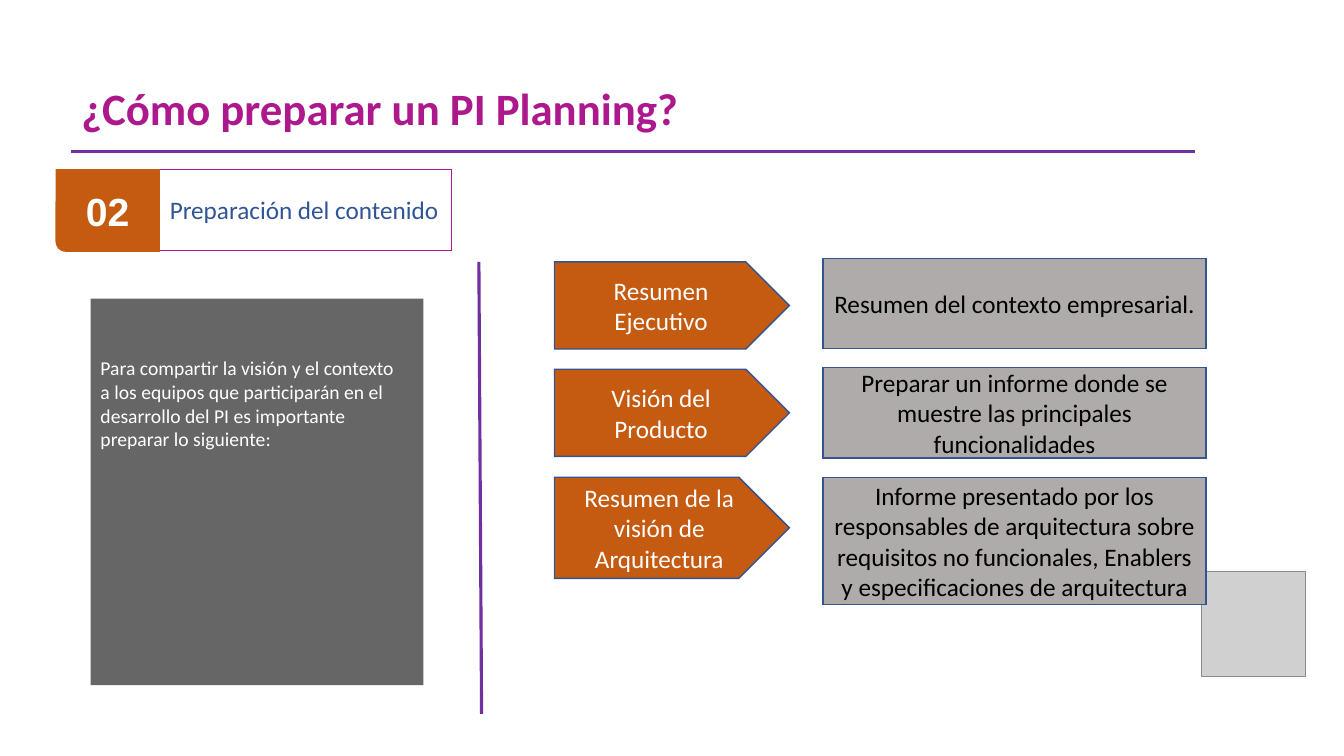
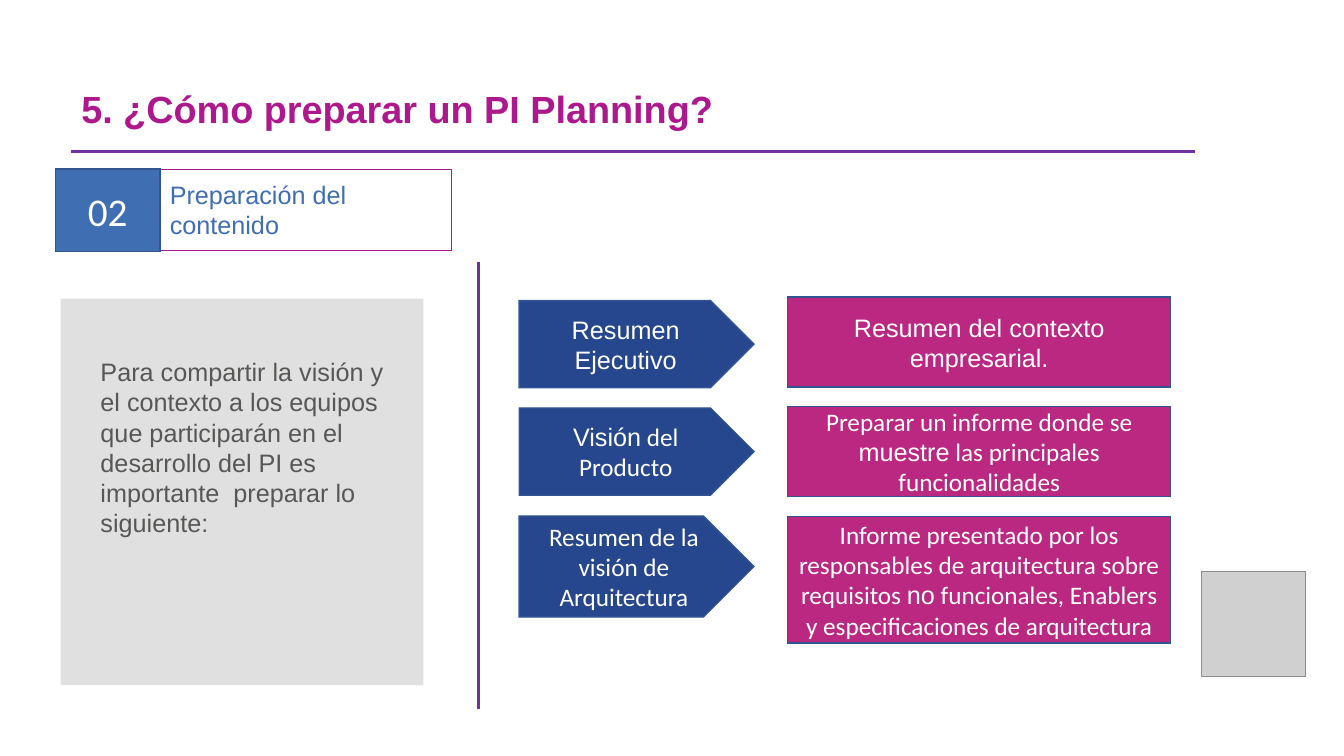
Before and after one commit to omesan/Agile, a slide deck: slide 7 of Stefanini/Stefanini.Clientes/Stefanini.Cliente.Experian/Guia PIPlanning _ExperianV1.0 (002) (003)_REV SH (01).pptx (slide 10 before the commit). Drawn at 1344x756 pixels with LibreOffice and Linux fonts; fonts in the diff are those of the drawing; grey boxes stand for pictures; background and template pictures are left out. Boxes give left, top, right and bottom in pixels: in the first picture for what was removed or moved away, otherwise in the second. Text is boxed around its words. In the diff, an @@ line names an element or a change of style, - is before the commit and + after.

```diff
--- a/Stefanini/Stefanini.Clientes/Stefanini.Cliente.Experian/Guia PIPlanning _ExperianV1.0 (002) (003)_REV SH (01).pptx
+++ b/Stefanini/Stefanini.Clientes/Stefanini.Cliente.Experian/Guia PIPlanning _ExperianV1.0 (002) (003)_REV SH (01).pptx
@@ title at (81, 95, 712, 130): text changed; size 32 to 27 pt; font Calibri to Arial @@
-¿Cómo preparar un PI Planning?
+5. ¿Cómo preparar un PI Planning?
@@ rectangle "02": place and size @@
-rectangle "02" at (86, 198, 130, 227)
+rectangle "02" at (55, 169, 160, 252)
@@ rectangle "02" at (55, 169, 160, 252): font Arial to Calibri, bold off; fill none to #406EB3; outline none to #325491 1 pt @@
@@ freeform shape at (55, 169, 160, 252): fill #C55A11 to #406EB3 @@
@@ rectangle "Preparación del contenido" at (160, 169, 452, 251): font Calibri to Arial, text colour #2F5597 to #406EB3 @@
@@ line moved from (482, 714) - (479, 262) to (479, 709) - (479, 262) @@
@@ rectangle: place and size @@
-rectangle at (91, 298, 423, 685)
+rectangle at (60, 298, 423, 685)
@@ rectangle at (60, 298, 423, 685): fill #404040 at 80% opacity to #D9D9D9 at 80% opacity @@
@@ 3 pentagon arrows, 3 rectangles: place and size @@
-3 pentagon arrows, 3 rectangles at (555, 258, 1207, 605)
+3 pentagon arrows, 3 rectangles at (519, 297, 1171, 643)
@@ rectangle "Resumen del contexto empresarial." at (787, 297, 1171, 387): font Calibri to Arial, text colour #000000 to #FFFFFF; fill #AFABAB to #BA2881 @@
@@ pentagon arrow "Resumen Ejecutivo" at (519, 300, 754, 387): font Calibri to Arial; fill #C55A11 to #26478D @@
@@ text "Para compartir la visión y ..." at (100, 362, 384, 537): size 14 to 18 pt, font Calibri to Arial, text colour #FFFFFF to #575756 @@
@@ pentagon arrow "Visión del Producto" at (519, 408, 754, 495): font Calibri to Arial in "Visión"; fill #C55A11 to #26478D @@
@@ rectangle "Preparar un informe donde se ..." at (787, 406, 1171, 496): font Calibri to Arial in "muestre"; text colour #000000 to #FFFFFF; fill #AFABAB to #BA2881 @@
@@ pentagon arrow "Resumen de la visión de ..." at (519, 516, 754, 617): fill #C55A11 to #26478D @@
@@ rectangle "Informe presentado por los responsables ..." at (787, 516, 1171, 643): font Calibri to Arial in "no"; text colour #000000 to #FFFFFF; fill #AFABAB to #BA2881 @@
```
Also in this commit, not shown: 16 other slides changed, 4 slides added, 4 slides removed, 1 other file.
